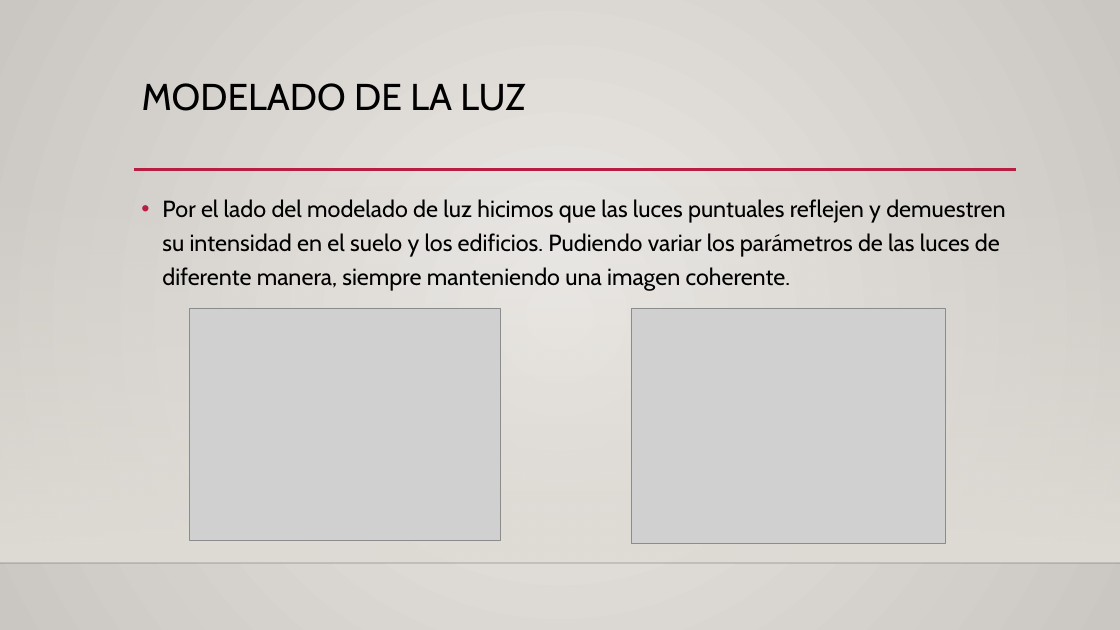
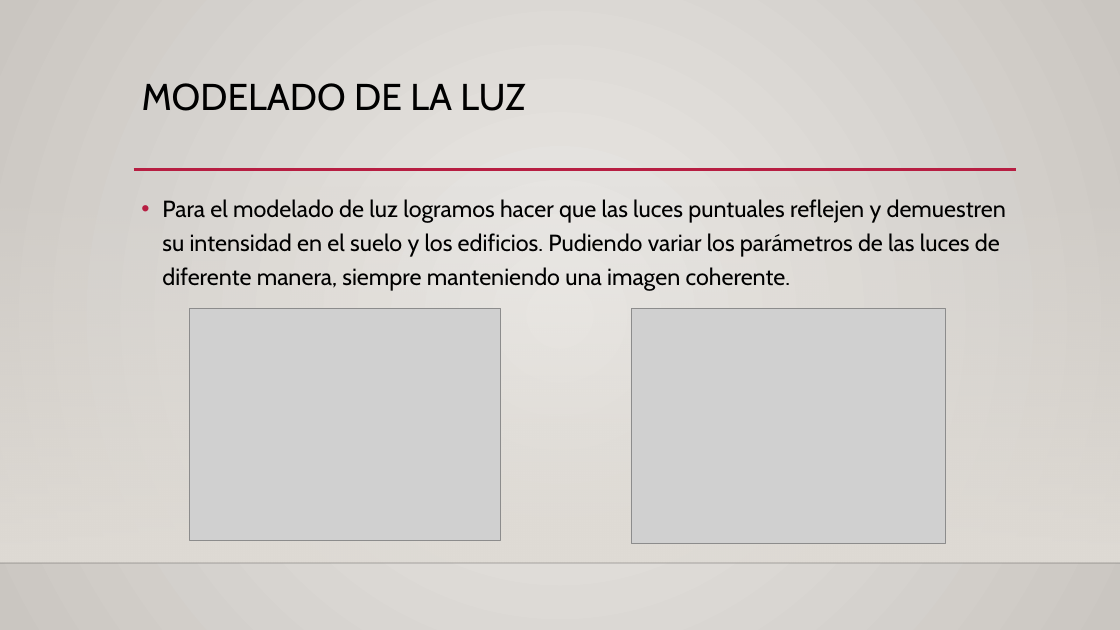
Before and after one commit to brunnerfrancisco/Proyecto-Final-CG, a slide deck: slide 7 of Proyecto 1/Presentacion Proyecto 2.pptx. Drawn at 1120x630 pixels with LibreOffice and Linux fonts; fonts in the diff are those of the drawing; grey boxes stand for pictures; background and template pictures are left out. Boxes give left, top, right and bottom in pixels: in the first picture for what was removed or moved away, otherwise in the second. Text is boxed around its words. In the diff, an @@ line names an element or a change of style, - is before the commit and + after.

```diff
--- a/Proyecto 1/Presentacion Proyecto 2.pptx
+++ b/Proyecto 1/Presentacion Proyecto 2.pptx
@@ text at bbox=[162, 199, 1006, 291]: text changed @@
-• Por el lado del modelado de luz hicimos que las luces puntuales reflejen y demuestren su intensidad en el suelo y los edificios. Pudiendo variar los parámetros de las luces de diferente manera, siempre manteniendo una imagen coherente.
+• Para el modelado de luz logramos hacer que las luces puntuales reflejen y demuestren su intensidad en el suelo y los edificios. Pudiendo variar los parámetros de las luces de diferente manera, siempre manteniendo una imagen coherente.
```
Also in this commit, not shown: 8 other slides changed.
